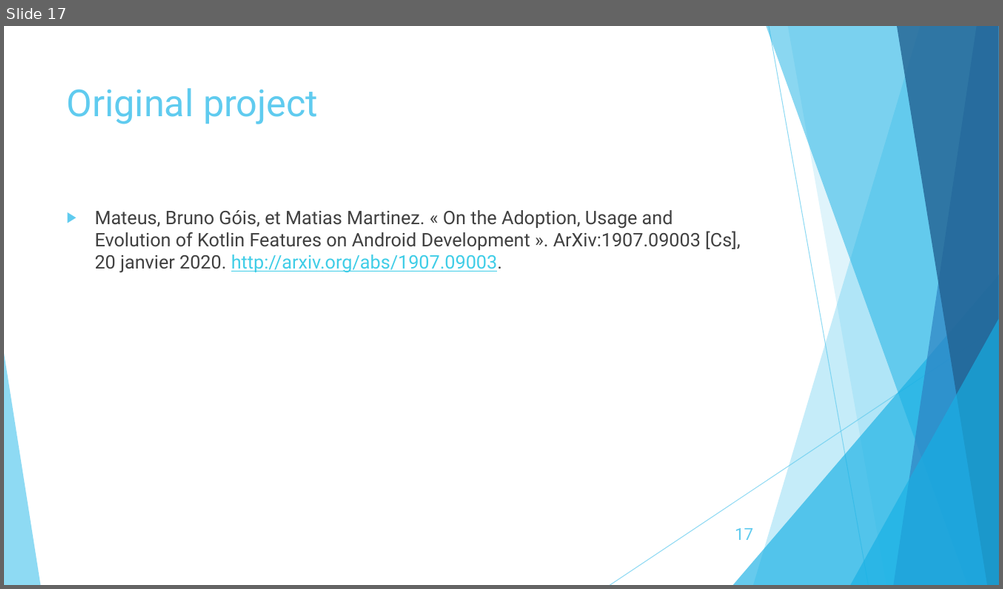
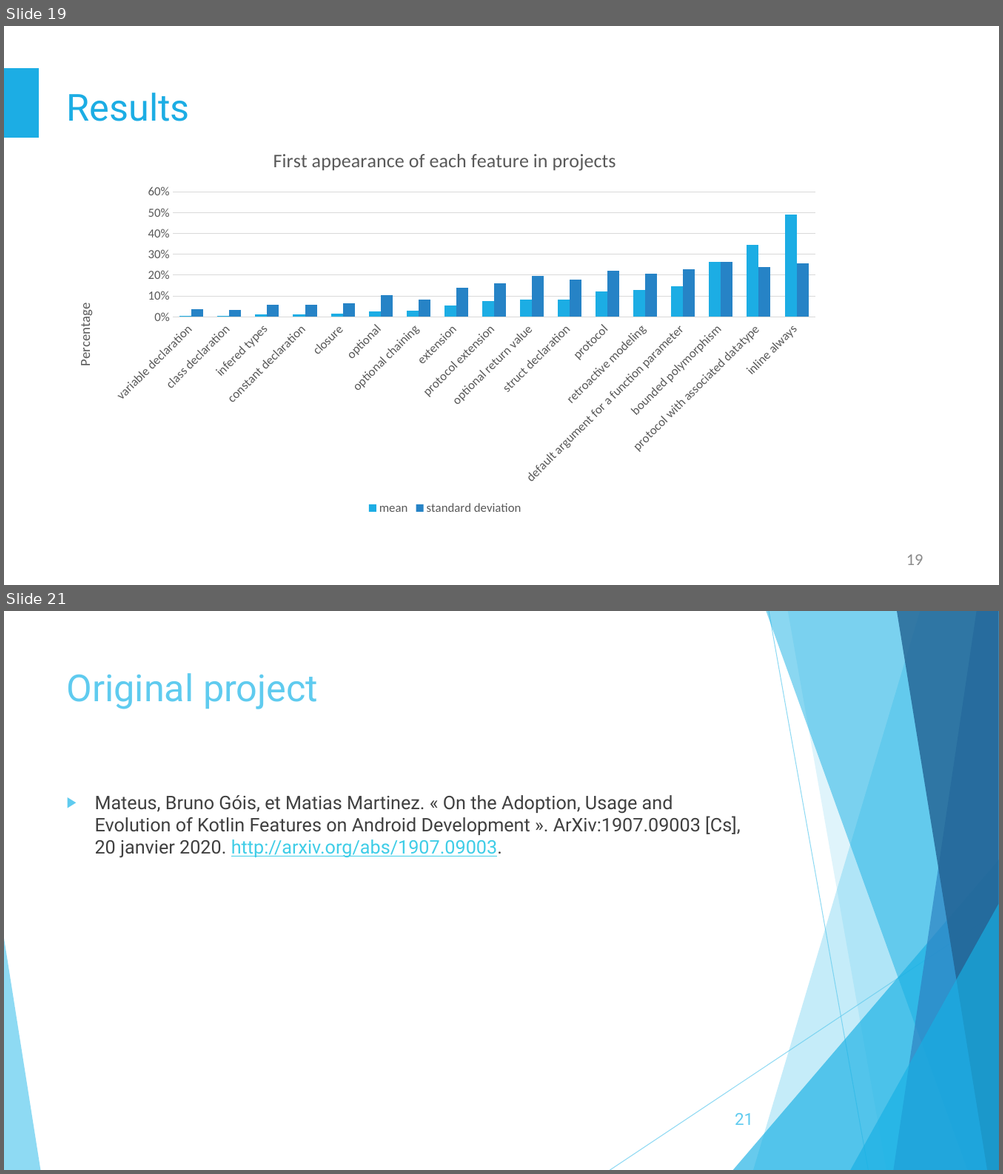
Before and after one commit to staufga0/Pattern-extraction-swift, a slide deck: presentation/Pattern Extraction Final.pptx. Shown one above the other, each under a label of ours: slide 17 before the commit, slides 19 and 21 after it; the slides between them are not shown. The pictures are 1003x589 and 1003x1174 pixels, drawn with LibreOffice and Linux fonts; fonts in the diff are those of the drawing. Boxes give left, top, right and bottom in pixels: in the first picture for what was removed or moved away, otherwise in the second. Text is boxed around its words. In the diff, an @@ line names an element or a change of style, - is before the commit and + after.

```diff
--- a/presentation/Pattern Extraction Final.pptx
+++ b/presentation/Pattern Extraction Final.pptx
@@ slide 19 added at <box>4,26,999,585</box>, background #FFFFFF @@
@@ rectangle added at <box>4,68,38,137</box>, fill #1CADE4, outline #1CADE4 1 pt @@
@@ title added at <box>67,93,190,121</box>, 36 pt, text #1CADE4 @@
+Results
@@ column chart added at <box>60,133,831,519</box> @@
+title "First appearance of each feature in projects "
+categories: variable declaration , class declaration , infered types , constant declaration , closure , optional , optional chaining , extension , protocol extension , optional return value , struct declaration , protocol , retroactive modeling , default argument for a function parameter , bounded polymorphism , protocol with associated datatype , inline always 
+mean: 0.01, 0.01, 0.01, 0.01, 0.02, 0.02, 0.03, 0.05, 0.07, 0.08, 0.08, 0.12, 0.13, 0.15, 0.26, 0.34, 0.49
+standard deviation: 0.04, 0.03, 0.06, 0.06, 0.06, 0.1, 0.08, 0.14, 0.16, 0.2, 0.18, 0.22, 0.21, 0.23, 0.26, 0.24, 0.26
@@ page number added at <box>906,554,923,565</box>, 16 pt, text #8C8C8C @@
+19
@@ what was slide 17 is now slide 21 @@
@@ page number at <box>734,1113,753,1125</box>: text changed @@
-17
+21
```
Also in this commit, not shown: 1 slide changed, 4 other slides added, 1 slide removed.
